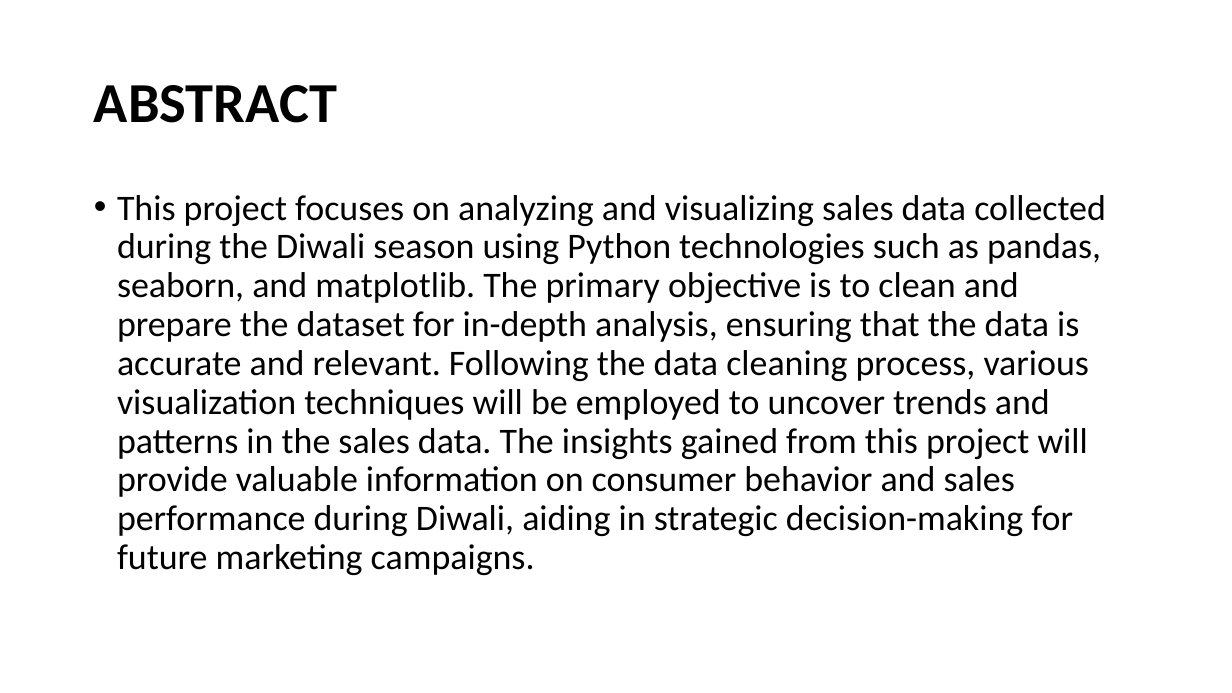
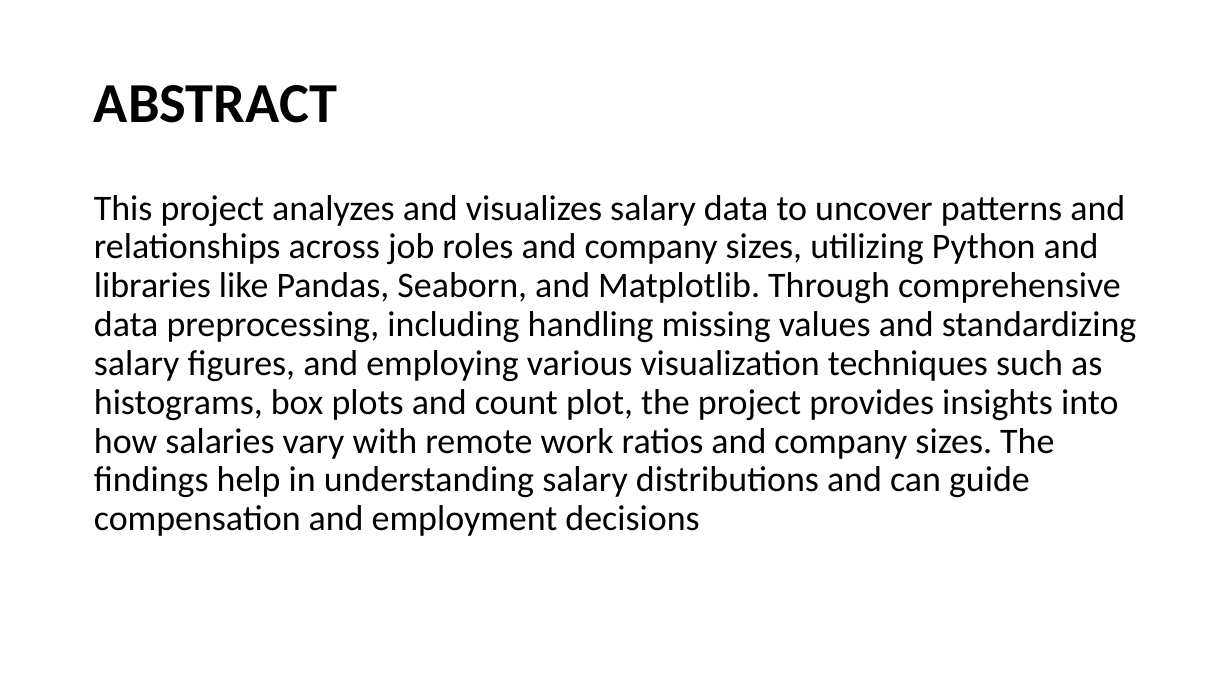
Before and after one commit to Josephvarghes/DataSciSalary_Predictor, a slide deck: slide 2 of PO.pptx. Drawn at 1232x693 pixels with LibreOffice and Linux fonts; fonts in the diff are those of the drawing. Boxes give left, top, right and bottom in pixels: in the first picture for what was removed or moved away, otherwise in the second. Text is boxed around its words. In the diff, an @@ line names an element or a change of style, - is before the commit and + after.

```diff
--- a/PO.pptx
+++ b/PO.pptx
@@ text at bbox=[94, 195, 1137, 536]: text changed @@
-• This project focuses on analyzing and visualizing sales data collected during the Diwali season using Python technologies such as pandas, seaborn, and matplotlib. The primary objective is to clean and prepare the dataset for in-depth analysis, ensuring that the data is accurate and relevant. Following the data cleaning process, various visualization techniques will be employed to uncover trends and patterns in the sales data. The insights gained from this project will provide valuable information on consumer behavior and sales performance during Diwali, aiding in strategic decision-making for future marketing campaigns.
+This project analyzes and visualizes salary data to uncover patterns and relationships across job roles and company sizes, utilizing Python and libraries like Pandas, Seaborn, and Matplotlib. Through comprehensive data preprocessing, including handling missing values and standardizing salary figures, and employing various visualization techniques such as histograms, box plots and count plot, the project provides insights into how salaries vary with remote work ratios and company sizes. The findings help in understanding salary distributions and can guide compensation and employment decisions
```
Also in this commit, not shown: 5 other slides changed, 1 slide added, 1 slide removed, 4 other files.
